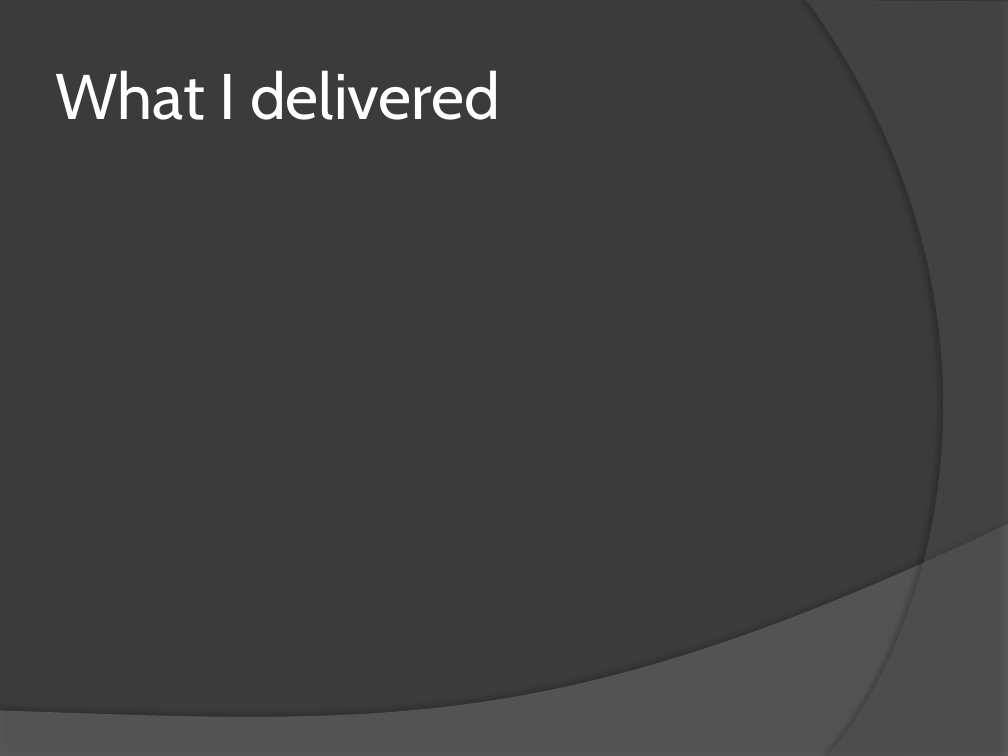
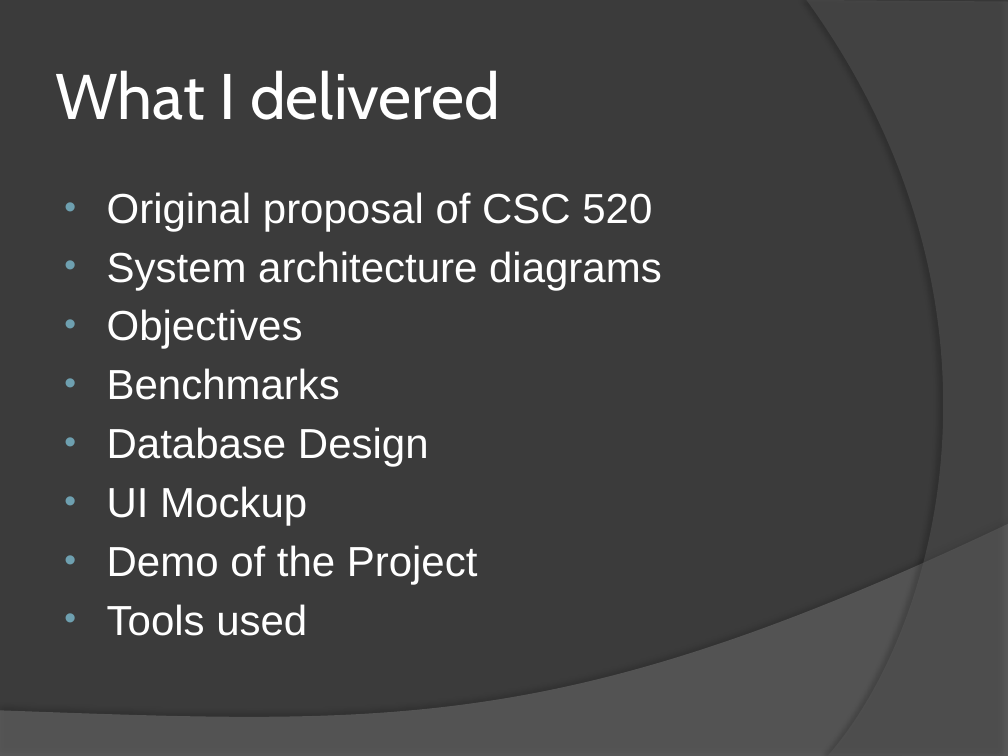
Before and after one commit to JackD27/CapstoneProject, a slide deck: slide 13 of FinalMoneypadPowerpoint.pptx (slide 12 before the commit). Drawn at 1008x756 pixels with LibreOffice and Linux fonts; fonts in the diff are those of the drawing. Boxes give left, top, right and bottom in pixels: in the first picture for what was removed or moved away, otherwise in the second. Text is boxed around its words. In the diff, an @@ line names an element or a change of style, - is before the commit and + after.

```diff
--- a/FinalMoneypadPowerpoint.pptx
+++ b/FinalMoneypadPowerpoint.pptx
@@ text added at [107, 192, 662, 636], 30 pt, text #FFFFFF @@
+• Original proposal of CSC 520
+• System architecture diagrams
+• Objectives
+• Benchmarks
+• Database Design
+• UI Mockup
+• Demo of the Project
+• Tools used
```
Also in this commit, not shown: 4 other slides changed, 1 slide added.
